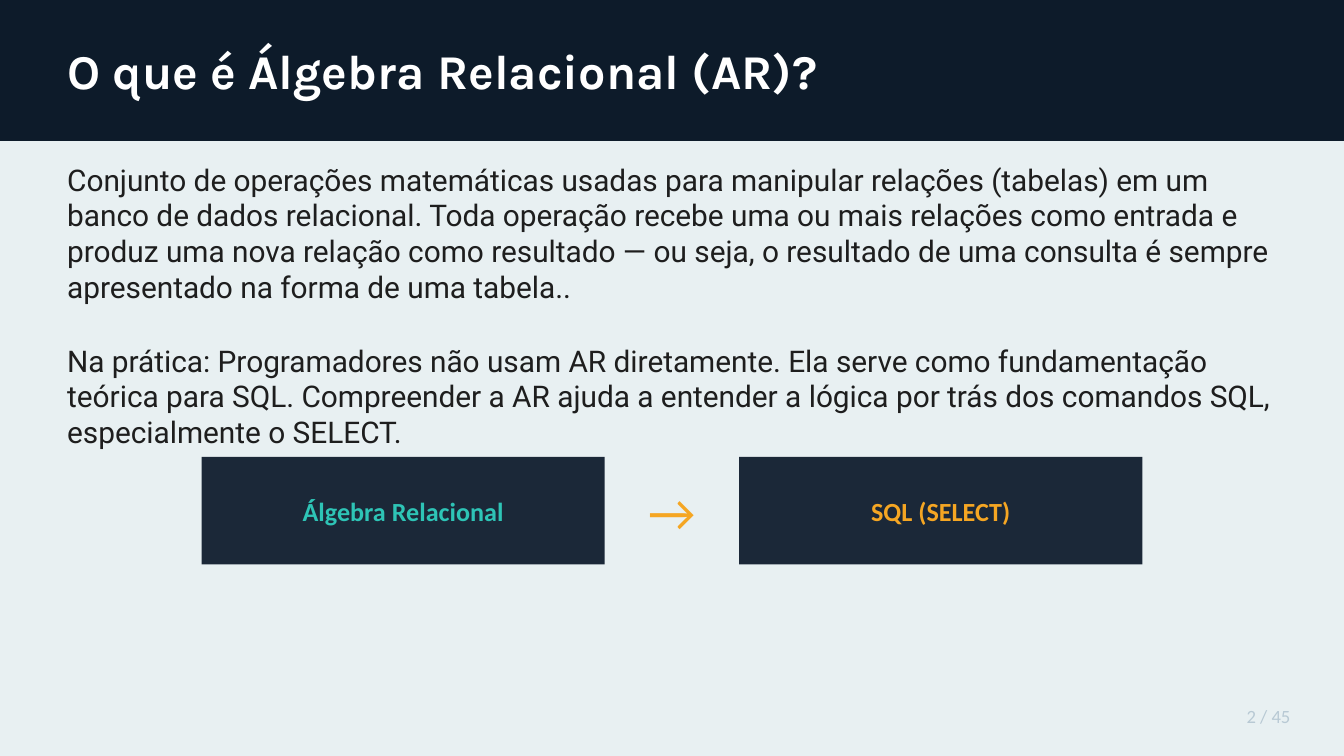
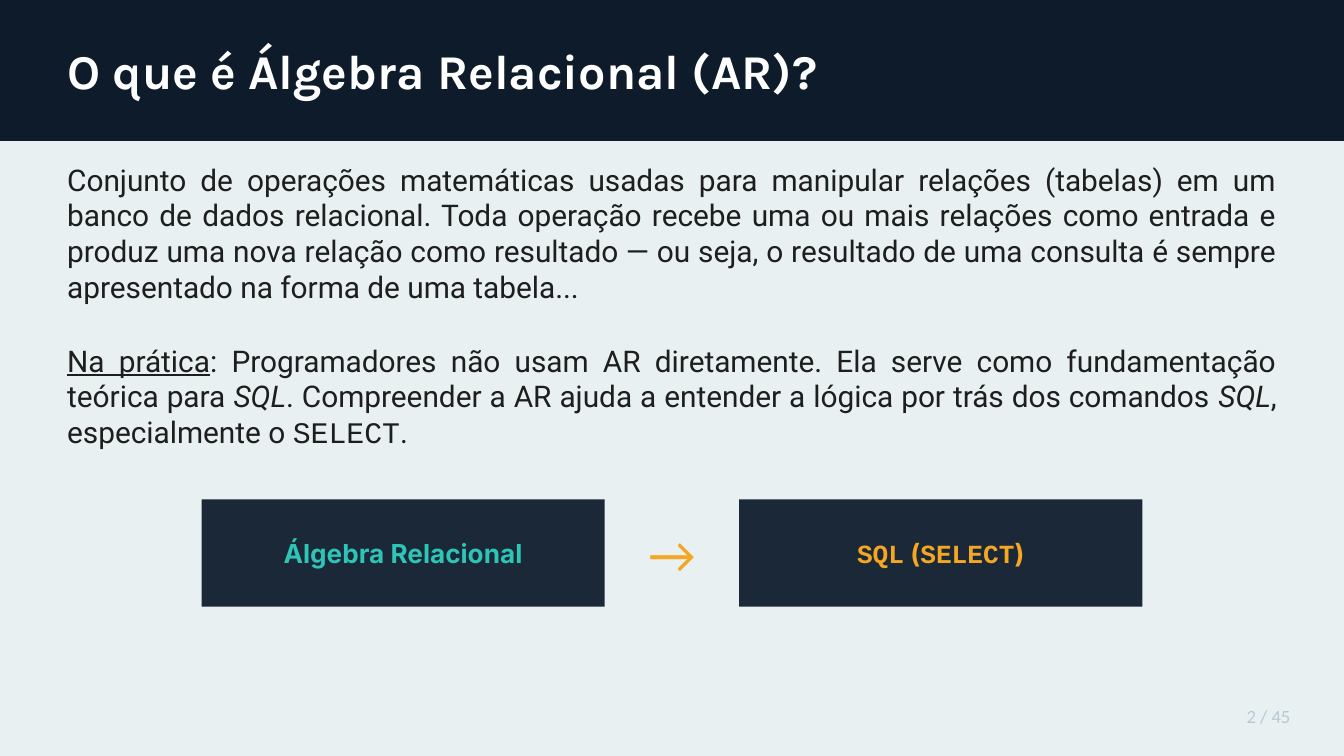
Before and after one commit to patrickaraujo/disc_BD, a slide deck: slide 2 of ARQ09/Bloco1/Algebra_Relacional_Teoria_e_Exercicios_v2.odp. Drawn at 1344x756 pixels with LibreOffice and Linux fonts; fonts in the diff are those of the drawing. Boxes give left, top, right and bottom in pixels: in the first picture for what was removed or moved away, otherwise in the second. Text is boxed around its words. In the diff, an @@ line names an element or a change of style, - is before the commit and + after.

```diff
--- a/ARQ09/Bloco1/Algebra_Relacional_Teoria_e_Exercicios_v2.odp
+++ b/ARQ09/Bloco1/Algebra_Relacional_Teoria_e_Exercicios_v2.odp
@@ text at [67,167,1276,299]: text changed @@
-Conjunto de operações matemáticas usadas para manipular relações (tabelas) em um banco de dados relacional. Toda operação recebe uma ou mais relações como entrada e produz uma nova relação como resultado — ou seja, o resultado de uma consulta é sempre apresentado na forma de uma tabela..
+Conjunto de operações matemáticas usadas para manipular relações (tabelas) em um banco de dados relacional. Toda operação recebe uma ou mais relações como entrada e produz uma nova relação como resultado — ou seja, o resultado de uma consulta é sempre apresentado na forma de uma tabela...
@@ text "Na prática: Programadores não usam ..." at [67,349,1276,449]: font Roboto to Courier New in "SELECT."; italic on in "SQL. SQL,"; underline on in "Na prática:"; alignment left to justified @@
@@ text "Álgebra Relacional" at [284,541,523,569]: font Calibri to Inter @@
@@ 3 texts, 2 rectangles: place and size @@
-3 texts, 2 rectangles at [202,457,1142,564]
+3 texts, 2 rectangles at [202,499,1142,606]
@@ text "SQL (SELECT)" at [857,543,1024,568]: font Calibri to Courier New in "SQL (SELECT)"; font Calibri to Inter in "(SELECT)" @@
```
Also in this commit, not shown: 14 other slides changed, 1 other file.
